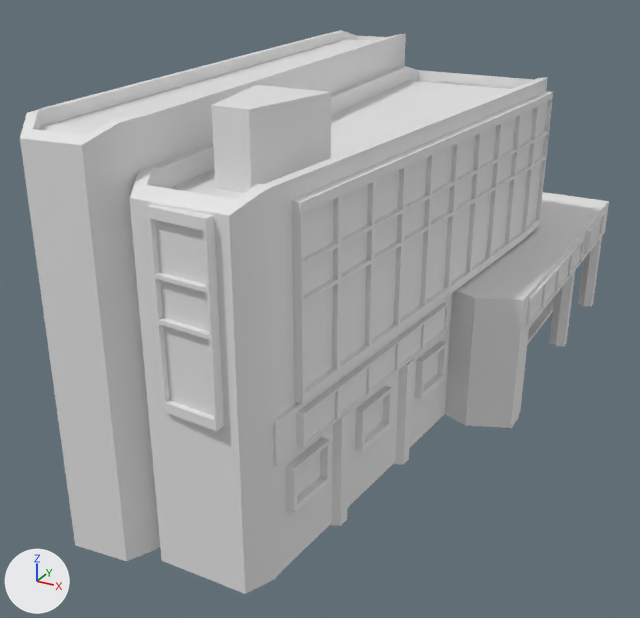
Renders of the FBX model Assets/3D/Mesh/Batiments/Joliette/Bat_Joliette_3.2.fbx from each side of a commit.
Camera for both pictures: a 50 mm lens placed at (14.2, -32.5, 19.7), pointed at (-2.5, -2.0, 4.5). Arrows for +X, +Y and +Z are at lower left; the lights stay in place.

The first picture shows 'Bat_Joliette_3.2'.
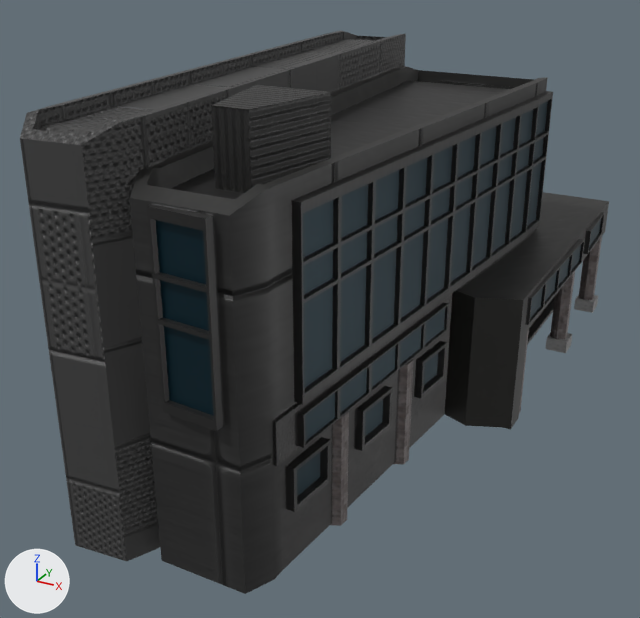
The newer file is also turned or shifted as a whole; pictures and numbers use the older file's frame.

Edits to the bpy script that builds the scene:
```text
Add img_t_bat_joliette_3_2_normal_png:
    img_t_bat_joliette_3_2_normal_png = load_image('T_Bat_Joliette_3.2_Normal.png', '../../../Texture/Batiments/Joliette/T_Bat_Joliette_3.2_Normal.png', 1024, 1024, 'Non-Color')
Add img_t_bat_joliette_3_2_metallicsmoothness_png:
    img_t_bat_joliette_3_2_metallicsmoothness_png = load_image('T_Bat_Joliette_3.2_MetallicSmoothness.png', '../../../Texture/Batiments/Joliette/T_Bat_Joliette_3.2_MetallicSmoothness.png', 1024, 1024, 'Non-Color')
Add img_t_bat_joliette_3_2_albedotransparency_png:
    img_t_bat_joliette_3_2_albedotransparency_png = load_image('T_Bat_Joliette_3.2_AlbedoTransparency.png', '../../../Texture/Batiments/Joliette/T_Bat_Joliette_3.2_AlbedoTransparency.png', 1024, 1024, 'sRGB')
Change mat_bat_joliette_3_2:
    add n2 = _N.new('ShaderNodeTexImage'); n2.name = 'Image Texture'
    add n2.image = img_t_bat_joliette_3_2_albedotransparency_png
    add n3 = _N.new('ShaderNodeTexImage'); n3.name = 'Image Texture.001'
    add n3.image = img_t_bat_joliette_3_2_metallicsmoothness_png
    add n4 = _N.new('ShaderNodeTexImage'); n4.name = 'Image Texture.002'
    add n4.image = img_t_bat_joliette_3_2_normal_png
    add n5 = _N.new('ShaderNodeNormalMap'); n5.name = 'Normal Map'
    where n0 = _N.new('ShaderNodeBsdfPrincipled'); n0.name = 'Principled BSDF'
    add _L.new(n2.outputs[0], n0.inputs[0])  # 'Color' to 'Base Color'
    add _L.new(n3.outputs[0], n0.inputs[1])  # 'Color' to 'Metallic'
    add _L.new(n4.outputs[0], n5.inputs[1])  # 'Color' to 'Color'
    add _L.new(n5.outputs[0], n0.inputs[5])  # 'Normal' to 'Normal'
```

Changed parts and their boxes [x1, y1, x2, y2] in the pictures (640 x 618 px):
'Bat_Joliette_3.2', surface changed (grey to black)
    both: [20, 30, 609, 594]
